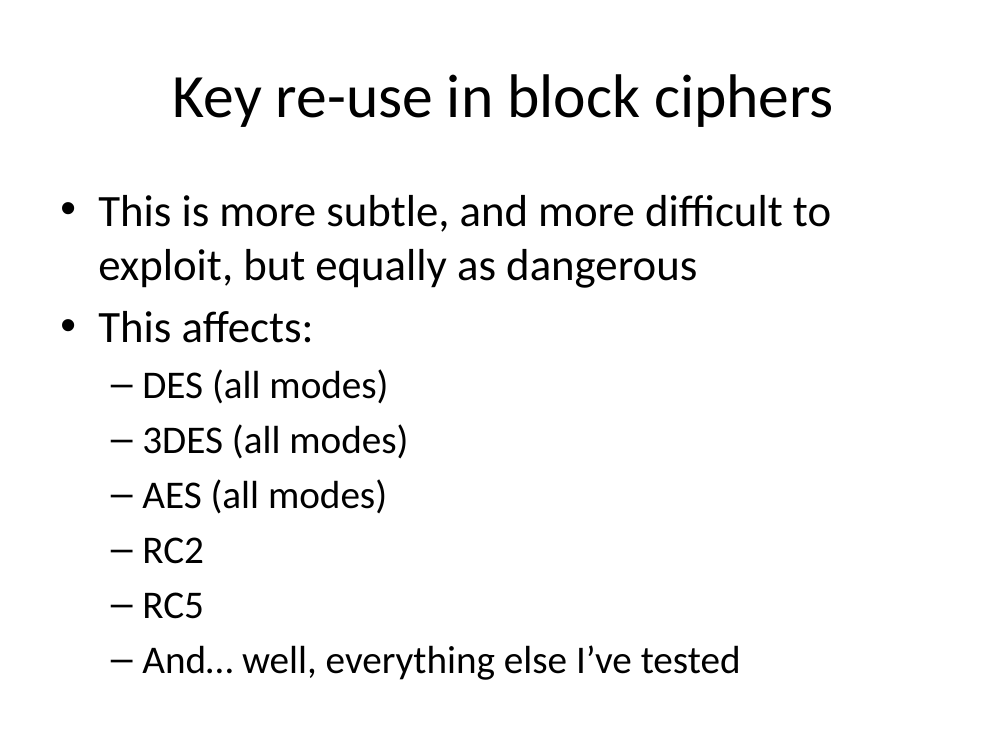
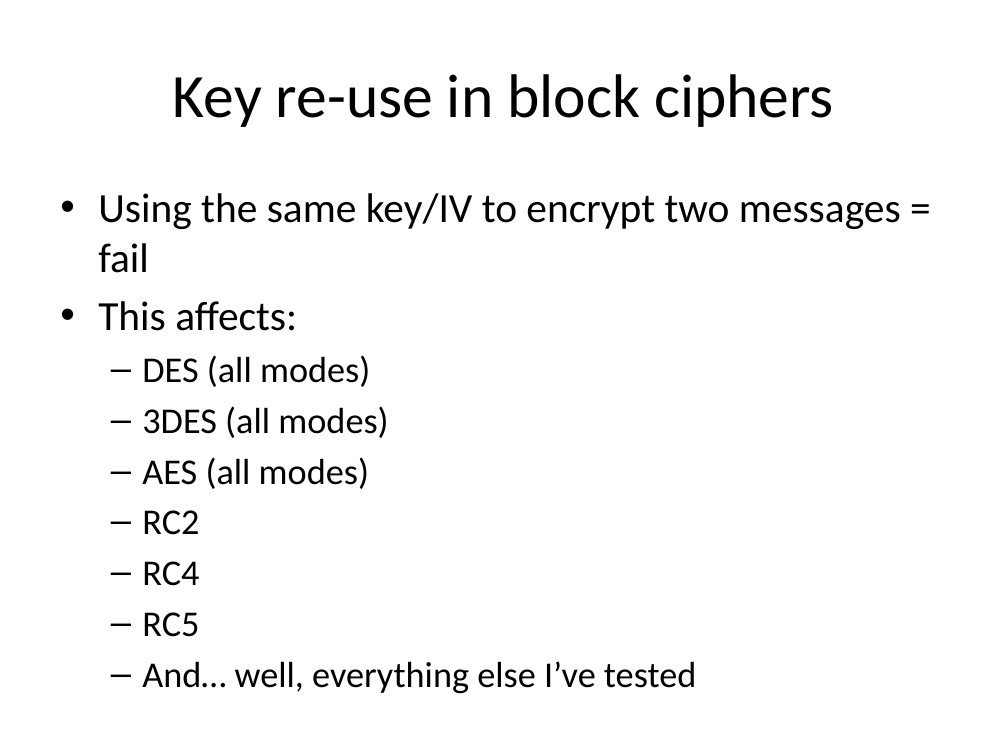
Before and after one commit to iagox86/2013-02-Shmoocon-talk, a slide deck: slide 37 of Shmoocon.pptx (slide 36 before the commit). Drawn at 1008x756 pixels with LibreOffice and Linux fonts; fonts in the diff are those of the drawing. Boxes give left, top, right and bottom in pixels: in the first picture for what was removed or moved away, otherwise in the second. Text is boxed around its words. In the diff, an @@ line names an element or a change of style, - is before the commit and + after.

```diff
--- a/Shmoocon.pptx
+++ b/Shmoocon.pptx
@@ text at <box>98,193,901,273</box>: text changed; size 32 to 29.6 pt @@
-• This is more subtle, and more difficult to exploit, but equally as dangerous
+• Using the same key/IV to encrypt two messages = fail
@@ text at <box>98,301,696,694</box>: size 32 to 29.6 pt in "This affects:"; size 28 to 25.9 pt in "DES (all modes)", "3DES (all modes)", "AES (all modes)", "RC2" and 2 more places @@
@@ text at <box>142,561,199,586</box>: paragraph added @@
+  – RC4
```
Also in this commit, not shown: 34 other slides changed, 3 slides added, 4 slides removed, 1 other file.
